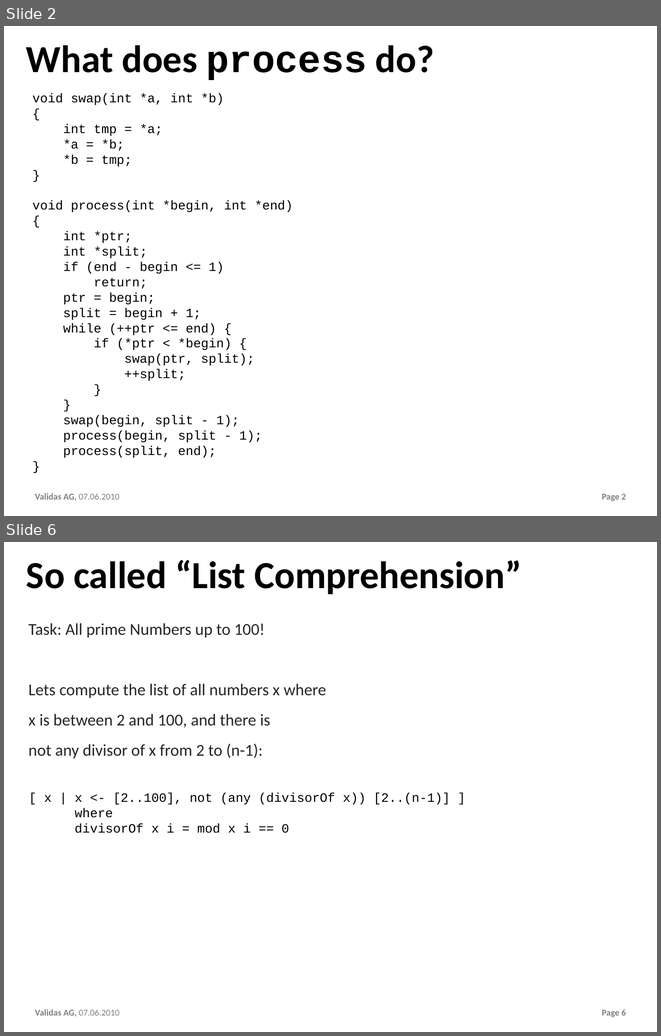
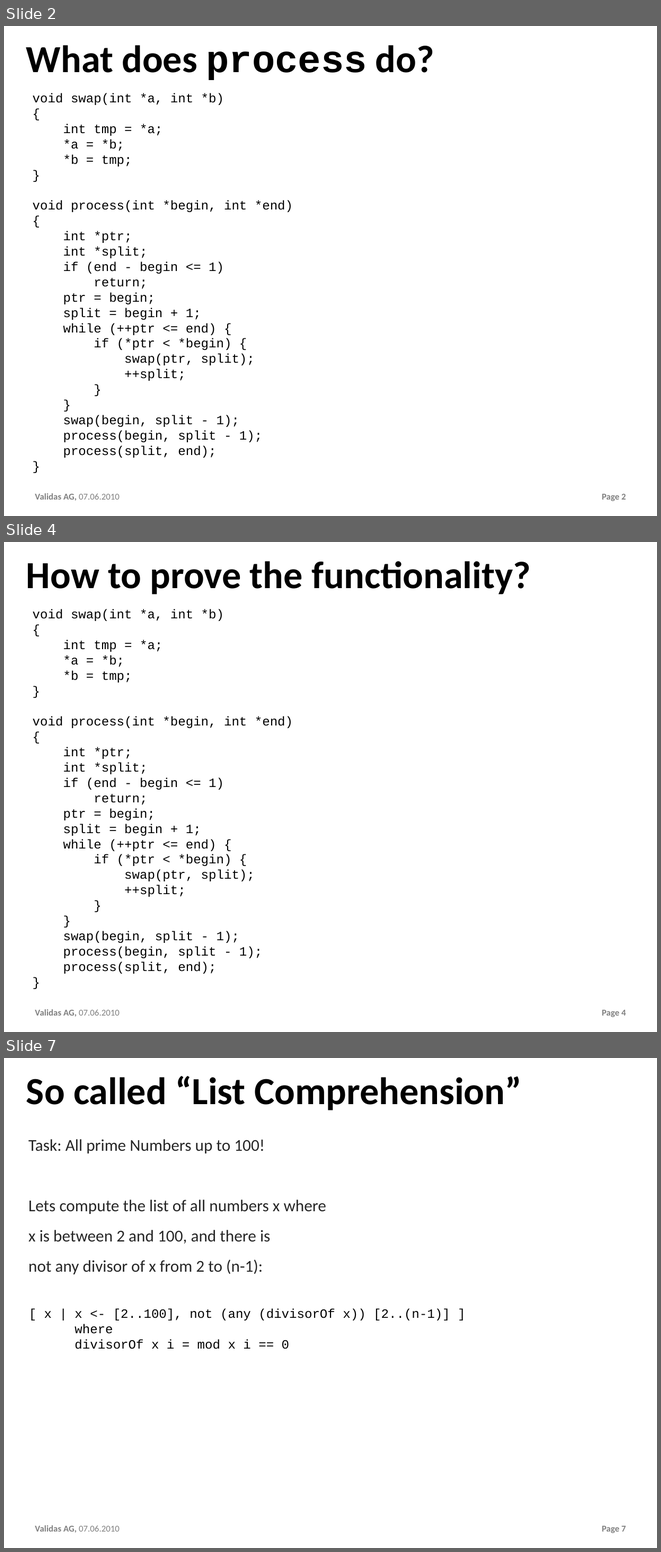
Before and after one commit to theoremprover/chess, a slide deck: ppt/Chess200.pptx. Shown one above the other, each under a label of ours: slides 2 and 6 before the commit, slides 2, 4 and 7 after it; the slides between them are not shown. The pictures are 661x1036 and 661x1552 pixels, drawn with LibreOffice and Linux fonts; fonts in the diff are those of the drawing; background and template pictures are left out. Boxes give left, top, right and bottom in pixels: in the first picture for what was removed or moved away, otherwise in the second. Text is boxed around its words. In the diff, an @@ line names an element or a change of style, - is before the commit and + after.

```diff
--- a/ppt/Chess200.pptx
+++ b/ppt/Chess200.pptx
@@ slide 4 added at (4,542,657,1032), background #FFFFFF; not listed: 2 template elements that a slide beside it also shows @@
@@ title added at (26,561,531,594), 60 pt, text #000000, bold @@
+How to prove the functionality?
@@ text added at (33,609,293,973), 20 pt, text #000000 @@
+void swap(int *a, int *b)
+{
+int tmp = *a;
+*a = *b;
+*b = tmp;
+}
+void process(int *begin, int *end)
+{
+int *ptr;
+int *split;
+if (end - begin <= 1)
+return;
+ptr = begin;
+split = begin + 1;
+while (++ptr <= end) {
+if (*ptr < *begin) {
+swap(ptr, split);
+++split;
+}
+}
+swap(begin, split - 1);
+process(begin, split - 1);
+process(split, end);
+}
@@ what was slide 6 is now slide 7 @@
@@ page number at (602,1525,626,1533): text changed @@
-Page 6
+Page 7
```
Also in this commit, not shown: 6 slides changed, 1 slide removed, 6 other files.
